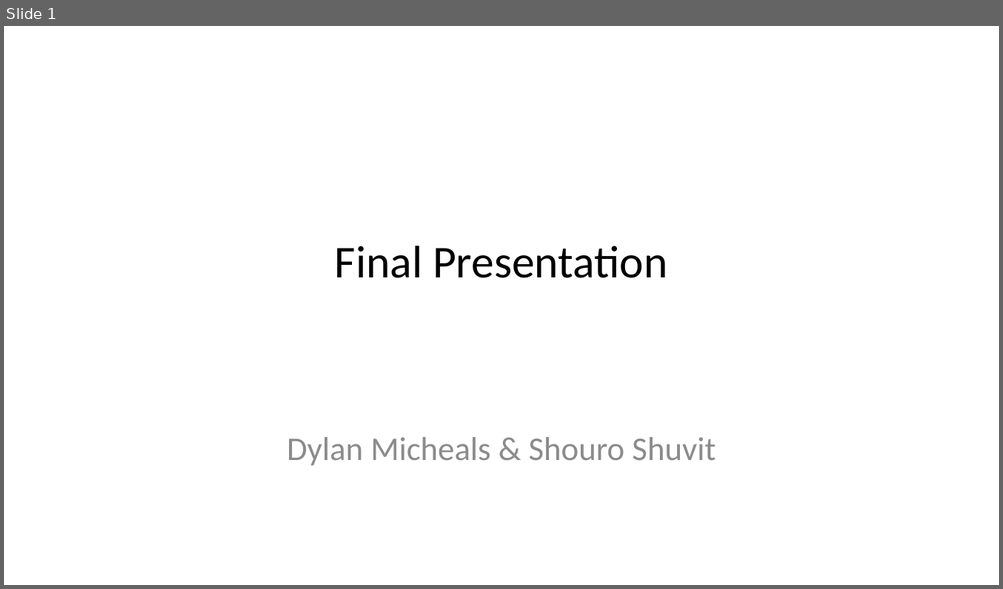
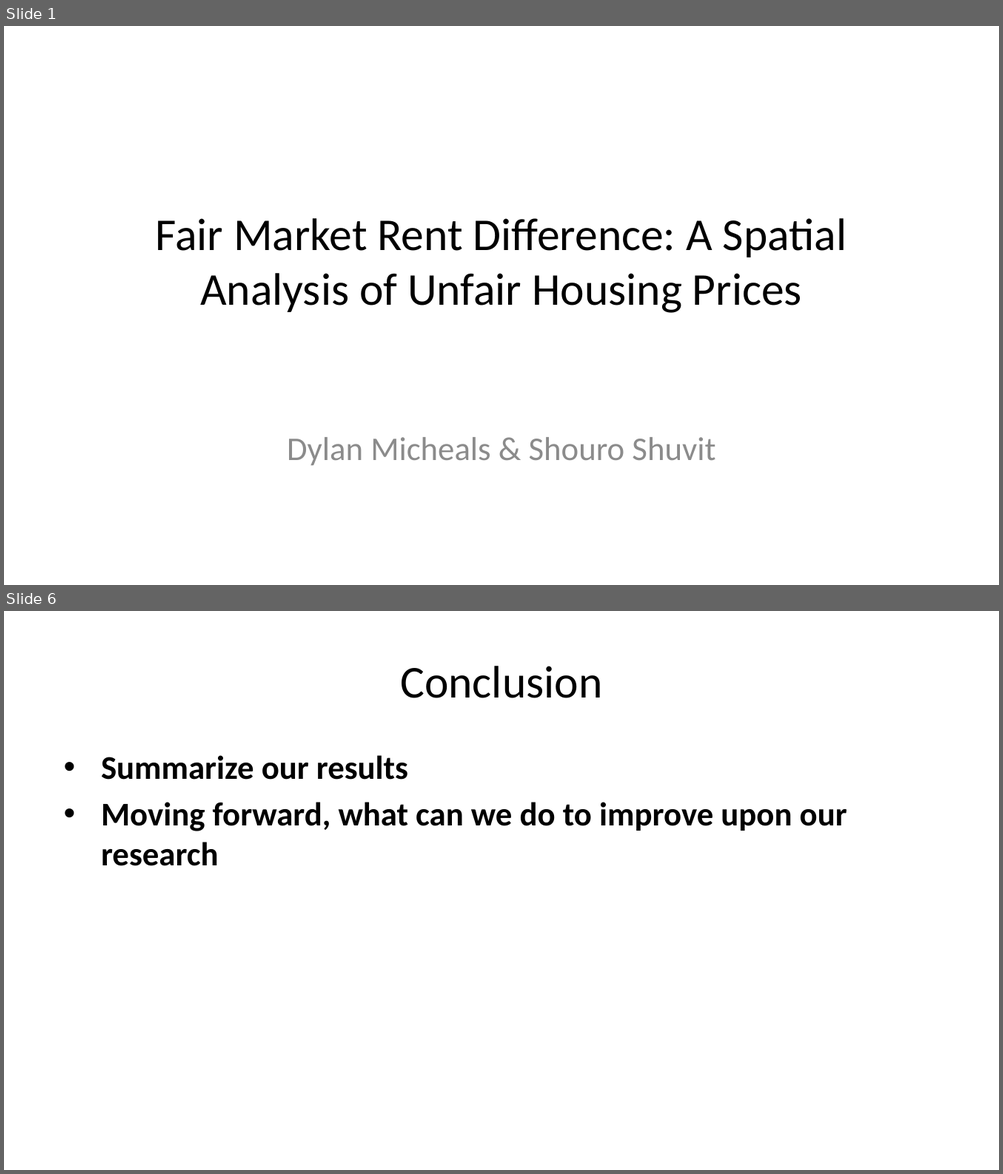
Before and after one commit to dylpickle123780/STAT489_Research_Project, a slide deck: presentation/final-presentation.pptx. Shown one above the other, each under a label of ours: slide 1 before the commit, slides 1 and 6 after it; the slides between them are not shown. The pictures are 1003x589 and 1003x1174 pixels, drawn with LibreOffice and Linux fonts; fonts in the diff are those of the drawing. Boxes give left, top, right and bottom in pixels: in the first picture for what was removed or moved away, otherwise in the second. Text is boxed around its words. In the diff, an @@ line names an element or a change of style, - is before the commit and + after.

```diff
--- a/presentation/final-presentation.pptx
+++ b/presentation/final-presentation.pptx
@@ slide 6 added at box(4, 611, 999, 1170), background #FFFFFF @@
@@ title added at box(400, 666, 602, 698), 33 pt, text #000000 @@
+Conclusion
@@ text added at box(101, 755, 847, 866), 24 pt, text #000000, bold @@
+• Summarize our results
+• Moving forward, what can we do to improve upon our research
@@ slide 1 changed as well @@
@@ title at box(156, 218, 846, 313): text changed @@
-Final Presentation
+Fair Market Rent Difference: A Spatial Analysis of Unfair Housing Prices
```
Also in this commit, not shown: 4 other slides added, 3 slides removed, 1 other file.
